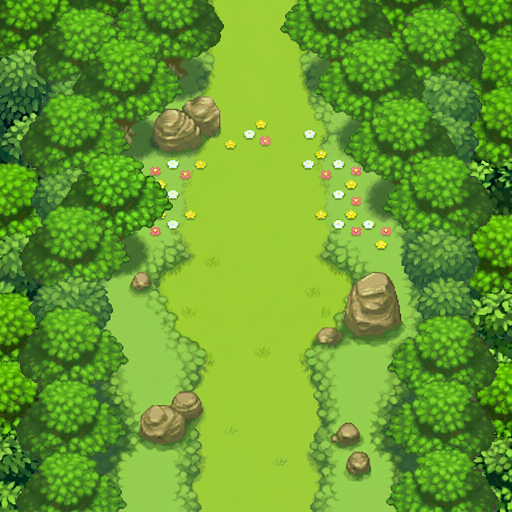
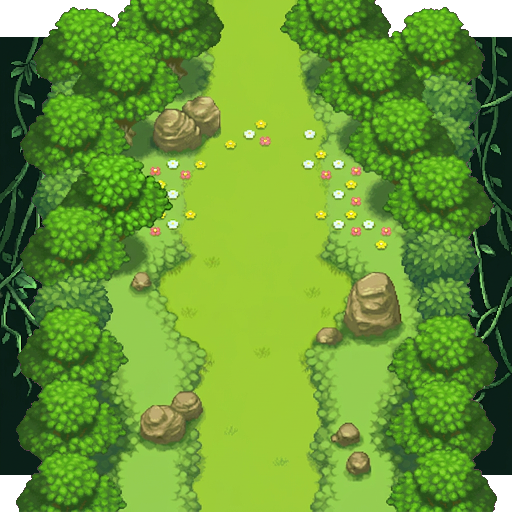
Layers edited between the first and the second (512, 512) image:
removed layer "01_sol_chemin" over [93, 0, 408, 37]
removed layer "02_vegetation_fond" over [20, 0, 490, 200]
removed layer "03_cimees_arbres" over [25, 200, 490, 400]
removed layer "04_buissons_sous_bois" over [17, 200, 498, 400]
removed layer "05_vegetation_premier_plan" over [16, 400, 497, 512]
removed layer "06_troncs" over [18, 0, 496, 508]
added layer "01_sol" above "02_chemin" over [93, 0, 408, 37]
added layer "02_chemin" above "03_arbres" over [110, 15, 393, 37]
added layer "03_arbres" above "04_buissons" over [18, 0, 496, 512]
added layer "04_buissons" above "05_rochers" over [16, 0, 498, 512]
removed layer "09_bordure_feuillue" over [0, 0, 512, 512]
added layer "07_bordure_jungle" above "08_acces_N" over [0, 37, 512, 475]
